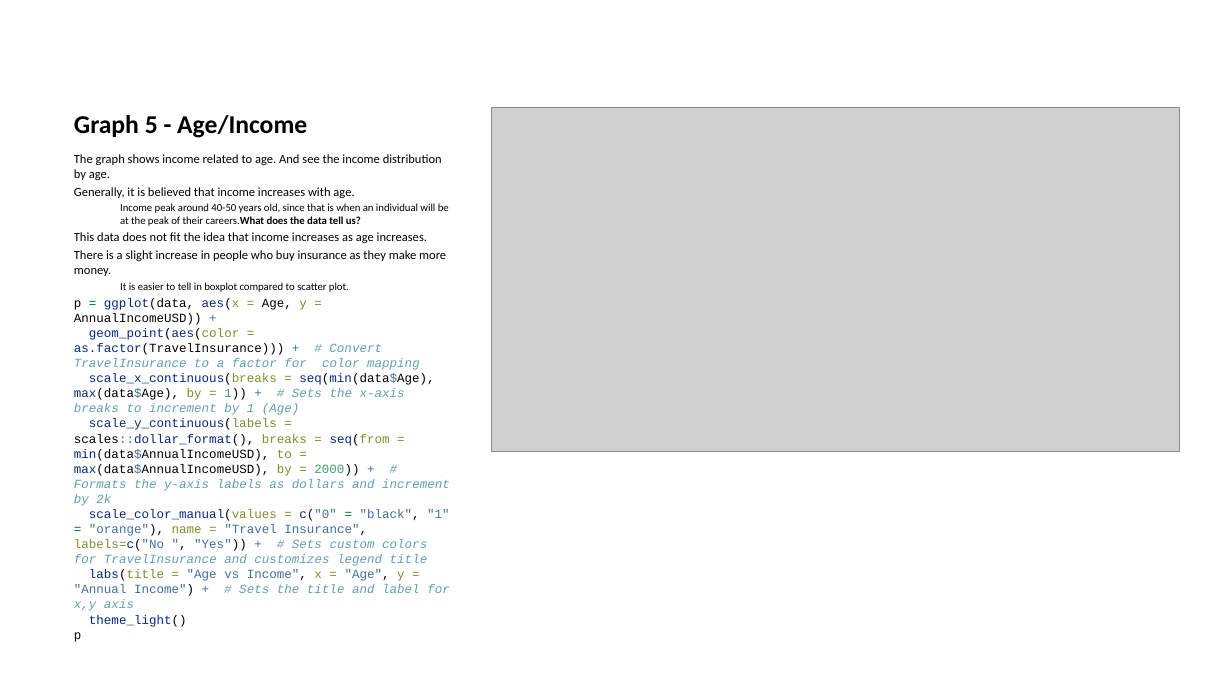
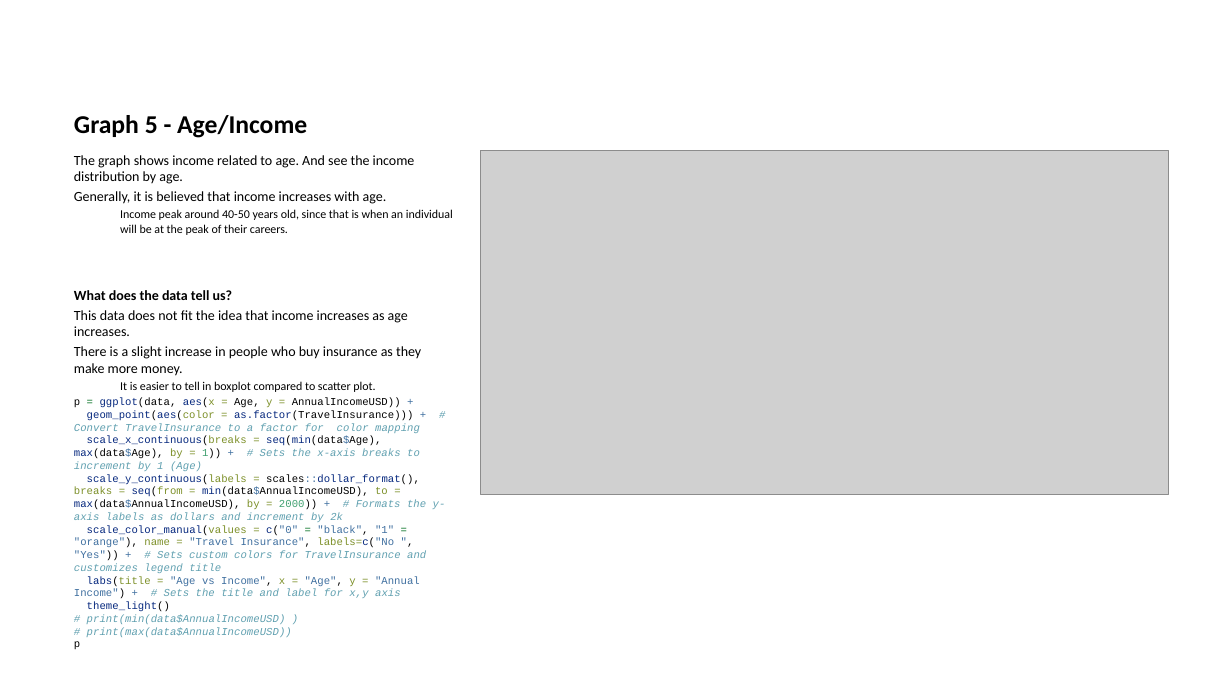
Before and after one commit to KevinDLopez/CECS450-Project1, a slide deck: slide 9 of Project_code.pptx. Drawn at 1232x693 pixels with LibreOffice and Linux fonts; fonts in the diff are those of the drawing; grey boxes stand for pictures. Boxes give left, top, right and bottom in pixels: in the first picture for what was removed or moved away, otherwise in the second. Text is boxed around its words. In the diff, an @@ line names an element or a change of style, - is before the commit and + after.

```diff
--- a/Project_code.pptx
+++ b/Project_code.pptx
@@ text at box(74, 155, 421, 392): size 7.3 to 8.1 pt in "The graph shows income related to age. ...", "Generally, it is believed that income increases ...", "This data does not fit the idea ...", "There is a slight increase in people ..."; size 6.3 to 7 pt in "It is easier to tell in boxplot ..." @@
@@ picture: place and size @@
-picture at box(492, 107, 1179, 451)
+picture at box(480, 150, 1168, 494)
@@ text at box(74, 209, 453, 300): text changed; size 6.3 to 7 pt @@
-  Income peak around 40-50 years old, since that is when an individual will be at the peak of their careers.What does the data tell us?
+  Income peak around 40-50 years old, since that is when an individual will be at the peak of their careers.
+What does the data tell us?
@@ text at box(74, 398, 446, 624): text changed; size 7.3 to 6.2 pt @@
-p = ggplot(data, aes(x = Age, y = AnnualIncomeUSD)) +
-geom_point(aes(color = as.factor(TravelInsurance))) + # Convert TravelInsurance to a factor for color mapping
-scale_x_continuous(breaks = seq(min(data$Age), max(data$Age), by = 1)) + # Sets the x-axis breaks to increment by 1 (Age)
-scale_y_continuous(labels = scales::dollar_format(), breaks = seq(from = min(data$AnnualIncomeUSD), to = max(data$AnnualIncomeUSD), by = 2000)) + # Formats the y-axis labels as dollars and increment by 2k
-scale_color_manual(values = c("0" = "black", "1" = "orange"), name = "Travel Insurance", labels=c("No ", "Yes")) + # Sets custom colors for TravelInsurance and customizes legend title
-labs(title = "Age vs Income", x = "Age", y = "Annual Income") + # Sets the title and label for x,y axis
-theme_light()
-p
+p = ggplot(data, aes(x = Age, y = AnnualIncomeUSD)) +
+geom_point(aes(color = as.factor(TravelInsurance))) + # Convert TravelInsurance to a factor for color mapping
+scale_x_continuous(breaks = seq(min(data$Age), max(data$Age), by = 1)) + # Sets the x-axis breaks to increment by 1 (Age)
+scale_y_continuous(labels = scales::dollar_format(), breaks = seq(from = min(data$AnnualIncomeUSD), to = max(data$AnnualIncomeUSD), by = 2000)) + # Formats the y-axis labels as dollars and increment by 2k
+scale_color_manual(values = c("0" = "black", "1" = "orange"), name = "Travel Insurance", labels=c("No ", "Yes")) + # Sets custom colors for TravelInsurance and customizes legend title
+labs(title = "Age vs Income", x = "Age", y = "Annual Income") + # Sets the title and label for x,y axis
+theme_light()
+# print(min(data$AnnualIncomeUSD) )
+# print(max(data$AnnualIncomeUSD))
+p
```
Also in this commit, not shown: 6 other slides changed, 1 slide removed, 3 other files.
